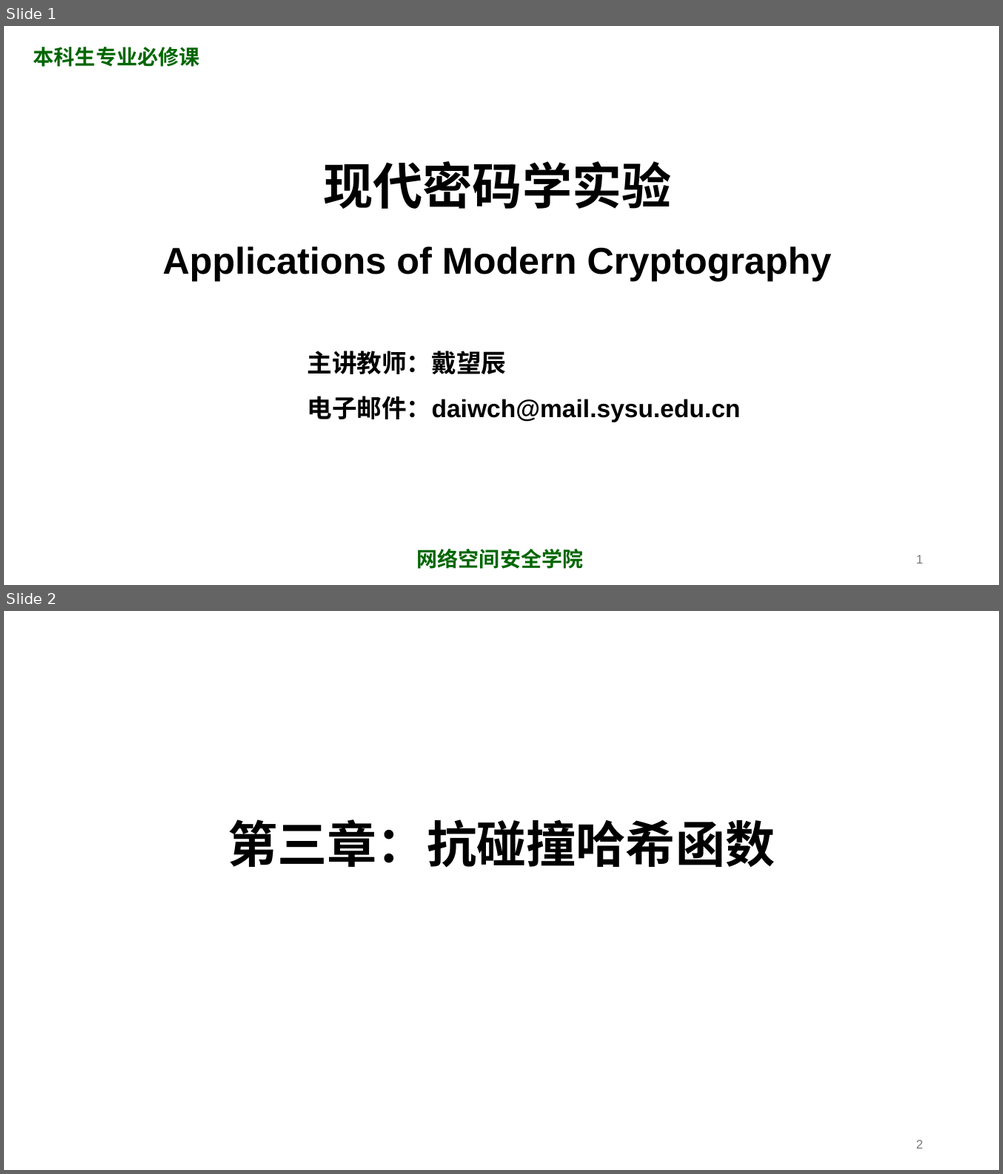
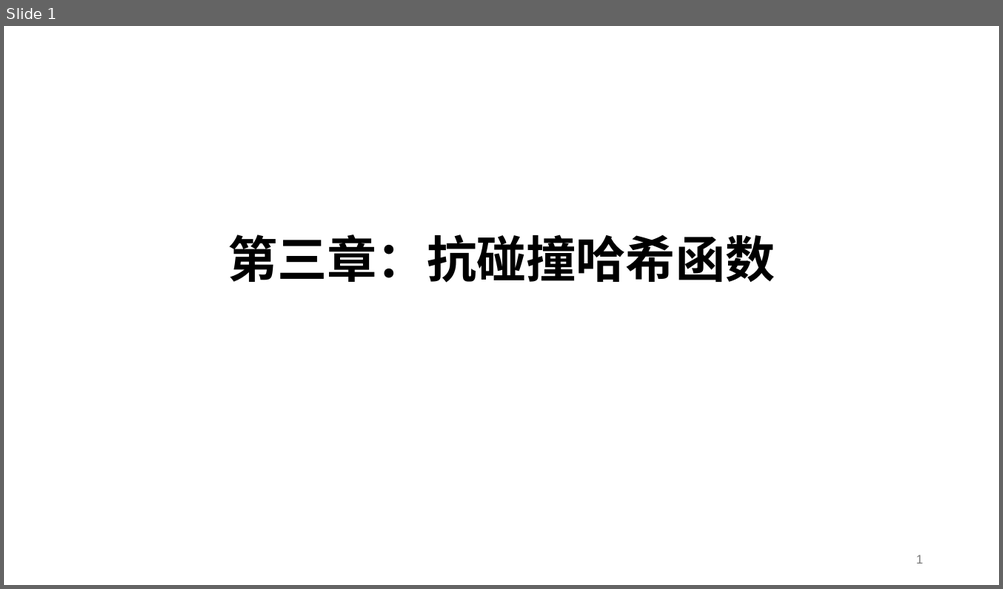
Before and after one commit to WhatTheFuck-cyber/CryptographyExperiments, a slide deck: Infomation/03-实验三 抗碰撞哈希函数.pptx. Shown one above the other, each under a label of ours: slides 1 and 2 before the commit, slide 1 after it. The pictures are 1003x1174 and 1003x589 pixels, drawn with LibreOffice and Linux fonts; fonts in the diff are those of the drawing. Boxes give left, top, right and bottom in pixels: in the first picture for what was removed or moved away, otherwise in the second. Text is boxed around its words. In the diff, an @@ line names an element or a change of style, - is before the commit and + after.

```diff
--- a/Infomation/03-实验三 抗碰撞哈希函数.pptx
+++ b/Infomation/03-实验三 抗碰撞哈希函数.pptx
@@ slide 1 removed at <box>4,26,999,585</box>, background #FFFFFF @@
@@ text removed at <box>34,47,199,67</box> @@
-本科生专业必修课
@@ text removed at <box>162,161,831,281</box> @@
-现代密码学实验
-Applications of Modern Cryptography
@@ text removed at <box>307,351,740,423</box> @@
-主讲教师：戴望辰
-电子邮件：daiwch@mail.sysu.edu.cn
@@ text removed at <box>417,549,583,569</box> @@
-网络空间安全学院
@@ page number removed at <box>916,555,922,564</box> @@
-1
@@ what was slide 2 is now slide 1 @@
@@ page number at <box>916,555,922,564</box>: text changed @@
-2
+1
```
Also in this commit, not shown: 1 slide changed, 4 other files.
